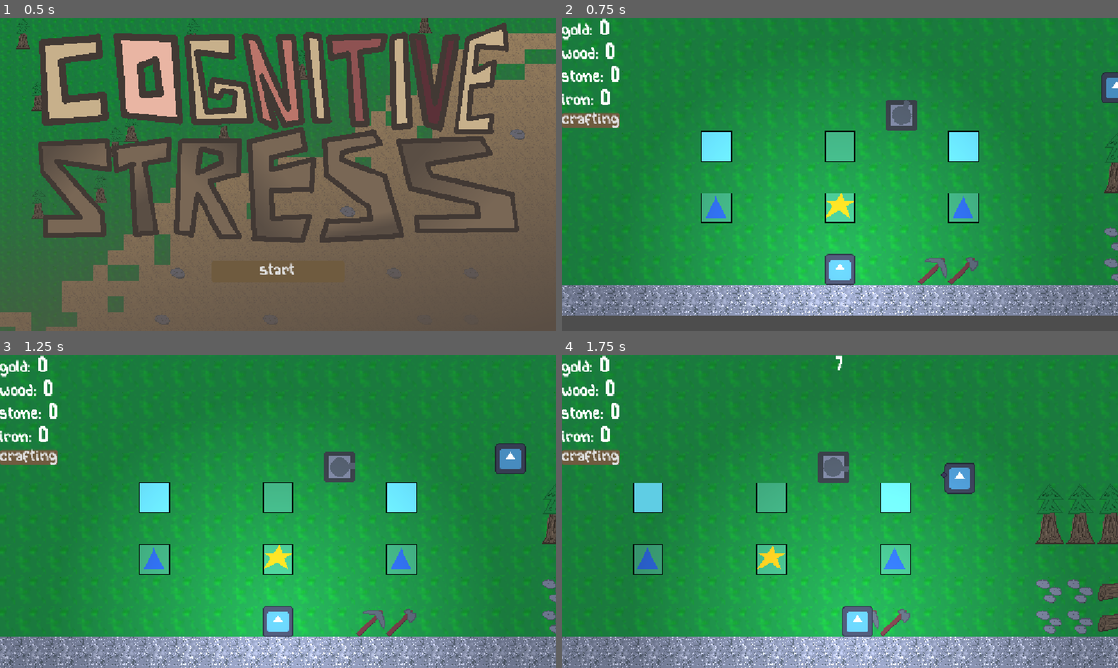
Above: before the commit, frames 1-4 (two rows, left to right).
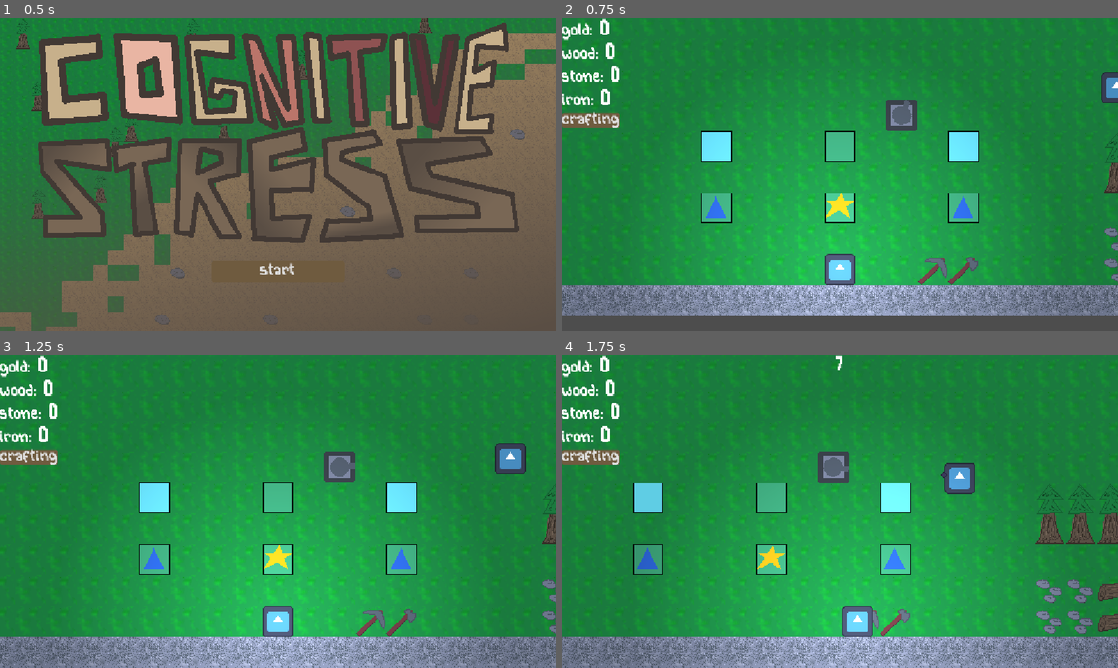
Above: after the commit, the same moments.

Repository: Deeeeelan/serious-game
Game: Godot game, scene res://scenes/title_screen.tscn
The game is run twice, just before and just after one commit, with the same random seed, the same clock (stepped at 60 frames per second) and the same inputs. The engine's default icon, where the game draws it, is replaced by a stand-in: a white triangle on a blue panel in a dark square.
Inputs (mouse positions are in pixels of both pictures, inside the frame that each line leads up to):
- Up to frame 1 (0.5 s): no input
- Up to frame 2 (0.75 s): click "Start" at 0.5 s
- Up to frame 3 (1.25 s): no input
- Up to frame 4 (1.75 s): tap Enter at 1.25 s; move the mouse to (962, 495) at 1.27 s; hold D (right) from 1.28 s (still down); hold Q (drop) from 1.28 s (still down); click (962, 495) at 1.42 s; tap Space (interact) at 1.55 s

Frame 1 is identical in both runs. In frame 2, 3.8% of the frame differs, in the area x 0-100%, y 67-96%; in frame 3, 3.9%, in the area x 0-100%, y 72-100%; in frame 4, 3.9%.

Commit message:
Add new gens

Diff:
--- a/assets/tile_sets/tile_set.tres
+++ b/assets/tile_sets/tile_set.tres
@@ -136,6 +136,10 @@
 7:0/size_in_atlas = Vector2i(2, 2)
 7:0/0 = 0
 7:0/0/occlusion_layer_0/polygon_0/polygon = SubResource("OccluderPolygon2D_yycx1")
+9:0/size_in_atlas = Vector2i(2, 2)
+9:0/0 = 0
+11:0/size_in_atlas = Vector2i(2, 2)
+11:0/0 = 0
 
 [sub_resource type="TileSetScenesCollectionSource" id="TileSetScenesCollectionSource_hxdb4"]
 scenes/1/scene = ExtResource("2_5seww")
--- a/project.godot
+++ b/project.godot
@@ -126,6 +126,21 @@
 "events": [Object(InputEventKey,"resource_local_to_scene":false,"resource_name":"","device":-1,"window_id":0,"alt_press …(191 unchanged characters)…
 ]
 }
+debug1={
+"deadzone": 0.2,
+"events": [Object(InputEventKey,"resource_local_to_scene":false,"resource_name":"","device":-1,"window_id":0,"alt_pressed":false,"shift_pressed":false,"ctrl_pressed":false,"meta_pressed":false,"pressed":false,"keycode":0,"physical_keycode":49,"key_label":0,"unicode":49,"location":0,"echo":false,"script":null)
+]
+}
+debug2={
+"deadzone": 0.2,
+"events": [Object(InputEventKey,"resource_local_to_scene":false,"resource_name":"","device":-1,"window_id":0,"alt_pressed":false,"shift_pressed":false,"ctrl_pressed":false,"meta_pressed":false,"pressed":false,"keycode":0,"physical_keycode":50,"key_label":0,"unicode":50,"location":0,"echo":false,"script":null)
+]
+}
+debug3={
+"deadzone": 0.2,
+"events": [Object(InputEventKey,"resource_local_to_scene":false,"resource_name":"","device":-1,"window_id":0,"alt_pressed":false,"shift_pressed":false,"ctrl_pressed":false,"meta_pressed":false,"pressed":false,"keycode":0,"physical_keycode":51,"key_label":0,"unicode":51,"location":0,"echo":false,"script":null)
+]
+}
 
 [physics]
 
--- a/scripts/gear_manager.gd
+++ b/scripts/gear_manager.gd
@@ -87,7 +87,11 @@
 		placeGear(playerTilemapCoords)
 
 	if event.is_action_pressed("placeTestGen"):##testing version of placing generator
-		placeTestGen(playerTilemapCoords)
+		placeTestGen(playerTilemapCoords, 1)
+	if event.is_action_pressed("debug1"):
+		placeTestGen(playerTilemapCoords, 2)
+	if event.is_action_pressed("debug2"):
+		placeTestGen(playerTilemapCoords, 3)
 
 	if event.is_action_pressed("Debug Tile Data"):
 		printTileData(playerTilemapCoords)
@@ -106,7 +110,8 @@
 				@warning_ignore("integer_division")
 				componentMap.set_cell(componentCoords, 0, Vector2i(0, int(3 * log(component.visualSpeed / 5) / log(2))))
 		else:
-			groundMap.set_cell(componentCoords, 0, Vector2i(7, 0))
+			print_debug(component.genID)
+			groundMap.set_cell(componentCoords, 0, Vector2i(7 + ((component.genID - 1) * 2), 0))
 
 func updateGearLogic() -> void:
 	for gearPos in gears:
@@ -164,7 +169,7 @@
 	updateGearLogic()
 	updateGearRendering()
 
-func placeTestGen(playerTilemapCoords: Vector2i) -> void:
+func placeTestGen(playerTilemapCoords: Vector2i, genID: int) -> void:
 	if playerTilemapCoords in gears:
 		#gears.erase(playerTilemapCoords)
 		pass
@@ -174,7 +179,7 @@
 	else:
 		pass
 	generators.append(playerTilemapCoords)
-	components[playerTilemapCoords] = Component.new(32, 0, 0, 1)
+	components[playerTilemapCoords] = Component.new(32, 0, 0, genID)
 
 
 	updateGearLogic()
--- a/scripts/player_movement.gd
+++ b/scripts/player_movement.gd
@@ -27,7 +27,7 @@
 
 const CARDINAL_2i_DIRS = [Vector2i(0, 1), Vector2i(1, 0), Vector2i(0, -1), Vector2i(-1, 0)]
 const GEAR_COORDS = [Vector2i(0, 0), Vector2i(0, 3), Vector2i(0, 6), Vector2i(0, 9), Vector2i(21, 0), Vector2i(21, 3), Vector2i(21, 6)]
-const GEN_COORDS = [Vector2i(7, 0)]
+const GEN_COORDS = [Vector2i(7, 0), Vector2i(9, 0), Vector2i(11, 0)]
 var animating_tile_pos = {}
 
 @onready var mobdebug = preload("res://assets/mobs/enemy_basic.tscn")
@@ -149,7 +149,7 @@
 			gearManager.placeGear(pos)
 			print(gearManager.components)
 		elif saved_carrying_data.atcoords in GEN_COORDS:
-			gearManager.placeTestGen(pos)
+			gearManager.placeTestGen(pos , ((saved_carrying_data.atcoords.x - 7) / 2) + 1)
 		else:
 			tm.set_cell(pos, saved_carrying_data.sid, saved_carrying_data.atcoords, saved_carrying_data.altid)
 
Binary file changed: assets/images/tilemaps/spritemap.png
